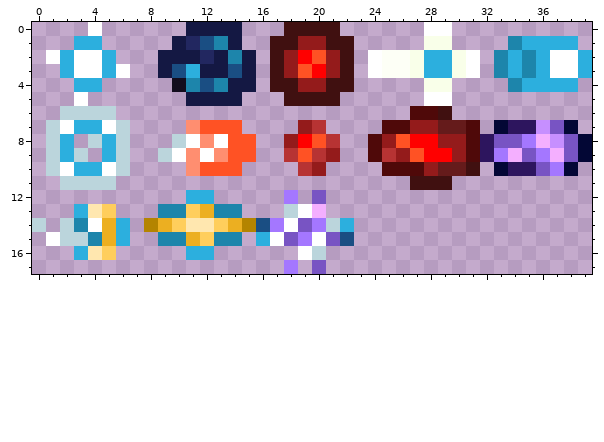
One commit to this pixel-art sprite: Entities/Spells/EffectMissile/new_EffectMissile.png. The picture above is the old version.
The file is 40x18 pixels.
After the commit:
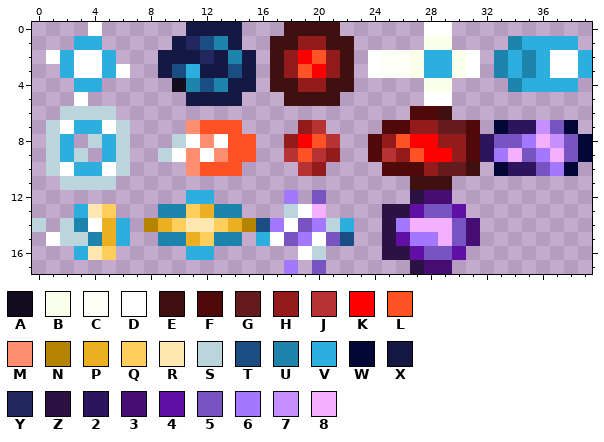
Palette (. is transparent): A #130d1d  B #f9ffe9  C #fdfff6  D #ffffff  E #401010  F #4f0909  G #651b1b  H #941b1b  J #b73333  K #ff0000  L #ff5224  M #ff8e70  N #b48400  P #ecaf21  Q #ffce5c  R #ffe7af  S #bbd5dc  T #1a4e83  U #1d85ab  V #2cafde  W #030735  X #141843  Y #222760  Z #2c1143  2 #2d155e  3 #460e74  4 #610fa5  5 #7854c3  6 #a477ff  7 #c68fff  8 #f4afff
The exact change:
y 12: x 27..29 ... -> Z33
y 13: x 25..30 ...... -> ZZ4554
y 14: x 25..31 ....... -> Z688853
y 15: x 25..31 ....... -> Z466853
y 16: x 25..30 ...... -> ZZ4554
y 17: x 27..29 ... -> Z33
